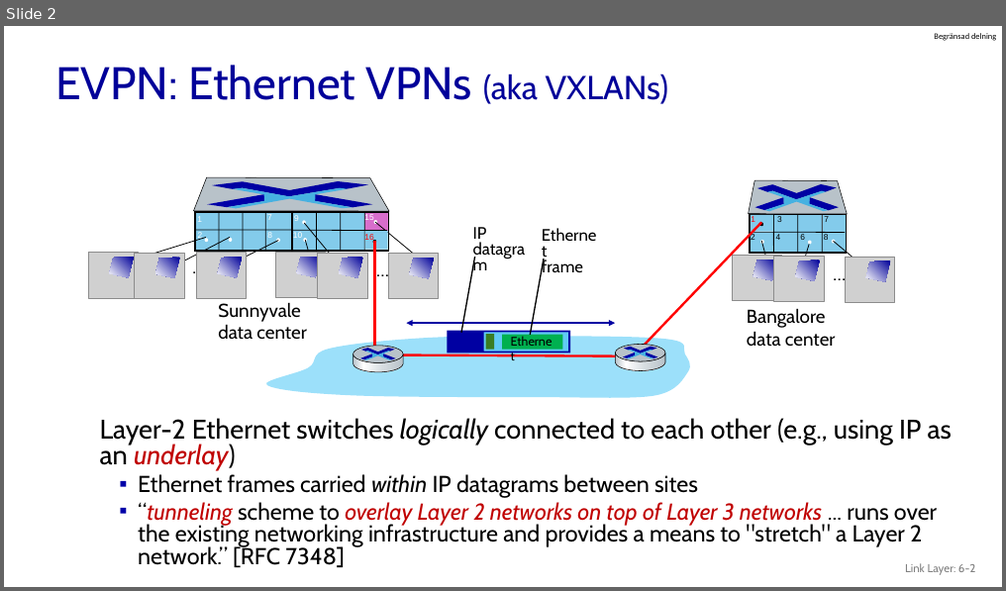
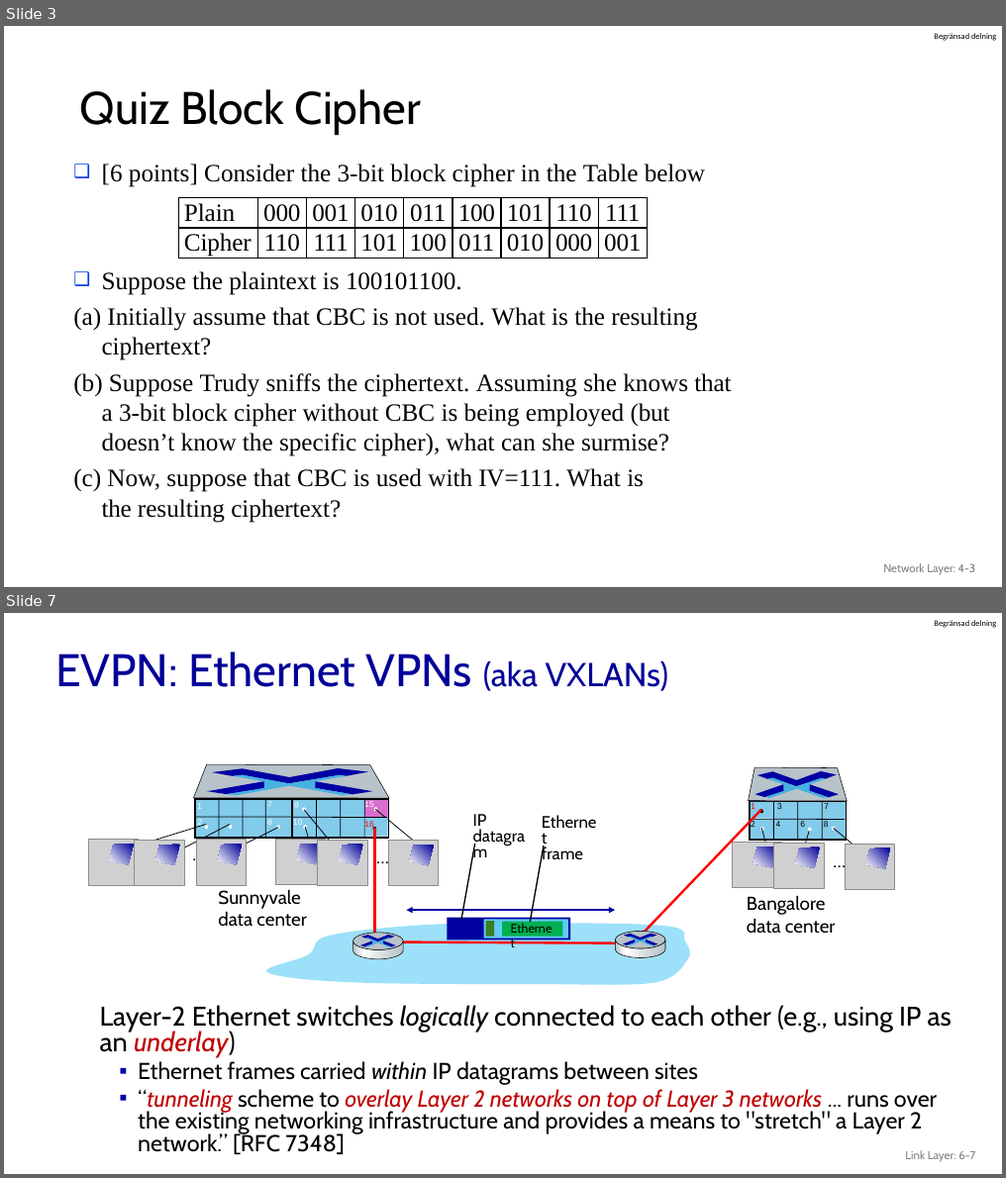
Before and after one commit to guhofstra/CSC175, a slide deck: PPTs/Omitted/Leftovers.pptx. Shown one above the other, each under a label of ours: slide 2 before the commit, slides 3 and 7 after it; the slides between them are not shown. The pictures are 1006x591 and 1006x1178 pixels, drawn with LibreOffice and Linux fonts; fonts in the diff are those of the drawing; grey boxes stand for pictures. Boxes give left, top, right and bottom in pixels: in the first picture for what was removed or moved away, otherwise in the second. Text is boxed around its words. In the diff, an @@ line names an element or a change of style, - is before the commit and + after.

```diff
--- a/PPTs/Omitted/Leftovers.pptx
+++ b/PPTs/Omitted/Leftovers.pptx
@@ slide 3 added at [4, 26, 1002, 587], background #FFFFFF; not listed: 1 template element that a slide beside it also shows @@
@@ title added at [80, 89, 421, 135], 44 pt, text #000000 @@
+Quiz Block Cipher
@@ text added at [102, 164, 705, 187], 24 pt, text #000000 @@
+❑ [6 points] Consider the 3-bit block cipher in the Table below
@@ table added at [178, 198, 648, 261], 2 rows, 9 columns @@
+Plain | 000 | 001 | 010 | 011 | 100 | 101 | 110 | 111
+Cipher | 110 | 111 | 101 | 100 | 011 | 010 | 000 | 001
@@ text added at [102, 272, 731, 523], 24 pt, text #000000 @@
+❑ Suppose the plaintext is 100101100.
+(a) Initially assume that CBC is not used. What is the resulting ciphertext?
+(b) Suppose Trudy sniffs the ciphertext. Assuming she knows that a 3-bit block cipher without CBC is being employed (but doesn’t know the specific cipher), what can she surmise?
+(c) Now, suppose that CBC is used with IV=111. What is the resulting ciphertext?
@@ text added at [883, 564, 976, 575], 11 pt, text #808080 @@
+Network Layer: 4-3
@@ what was slide 2 is now slide 7 @@
@@ text at [905, 1151, 975, 1162]: text changed @@
-Link Layer: 6-2
+Link Layer: 6-7
```
Also in this commit, not shown: 4 other slides added, 10 other files.
